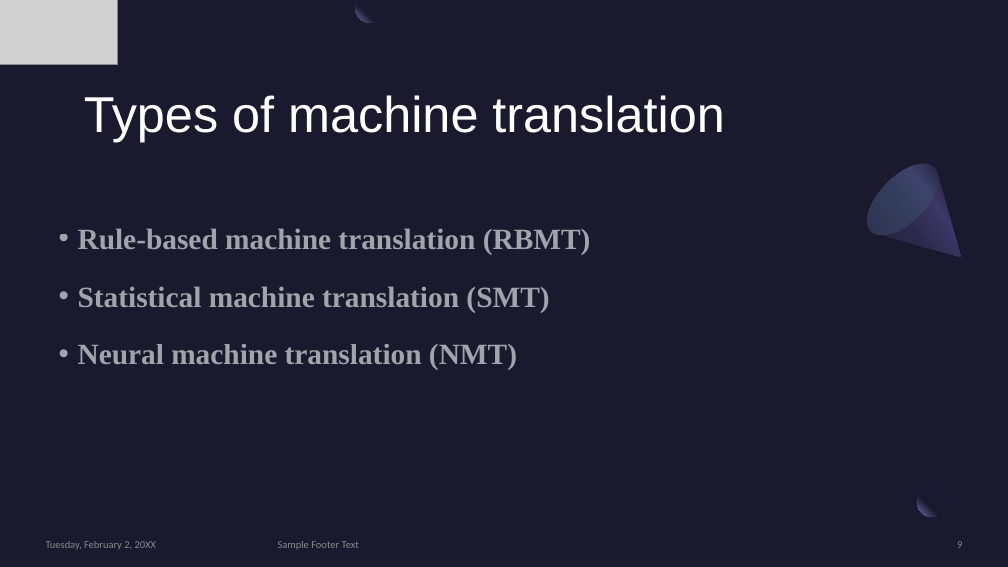
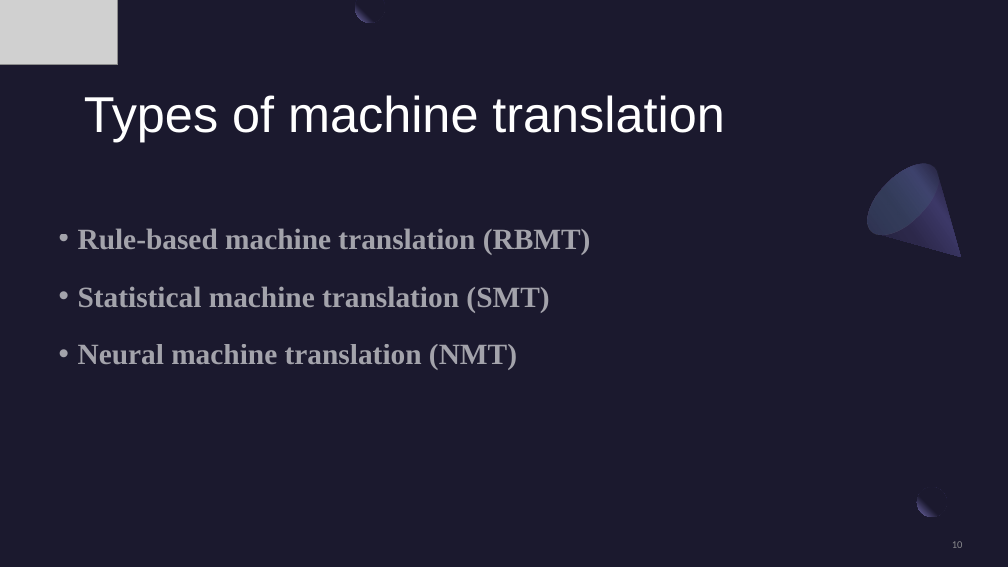
Before and after one commit to kiranes8c/CNTT2, a slide deck: slide 10 of DOC/Tuan 1 - Tìm hiểu machine translation.pptx (slide 9 before the commit). Drawn at 1008x567 pixels with LibreOffice and Linux fonts; fonts in the diff are those of the drawing; grey boxes stand for pictures. Boxes give left, top, right and bottom in pixels: in the first picture for what was removed or moved away, otherwise in the second. Text is boxed around its words. In the diff, an @@ line names an element or a change of style, - is before the commit and + after.

```diff
--- a/DOC/Tuan 1 - Tìm hiểu machine translation.pptx
+++ b/DOC/Tuan 1 - Tìm hiểu machine translation.pptx
@@ text removed at <box>46,541,157,550</box> @@
-Tuesday, February 2, 20XX
@@ text removed at <box>278,541,359,549</box> @@
-Sample Footer Text
@@ page number at <box>952,541,963,548</box>: text changed @@
-9
+10
```
Also in this commit, not shown: 1 other slide changed, 3 other files.
